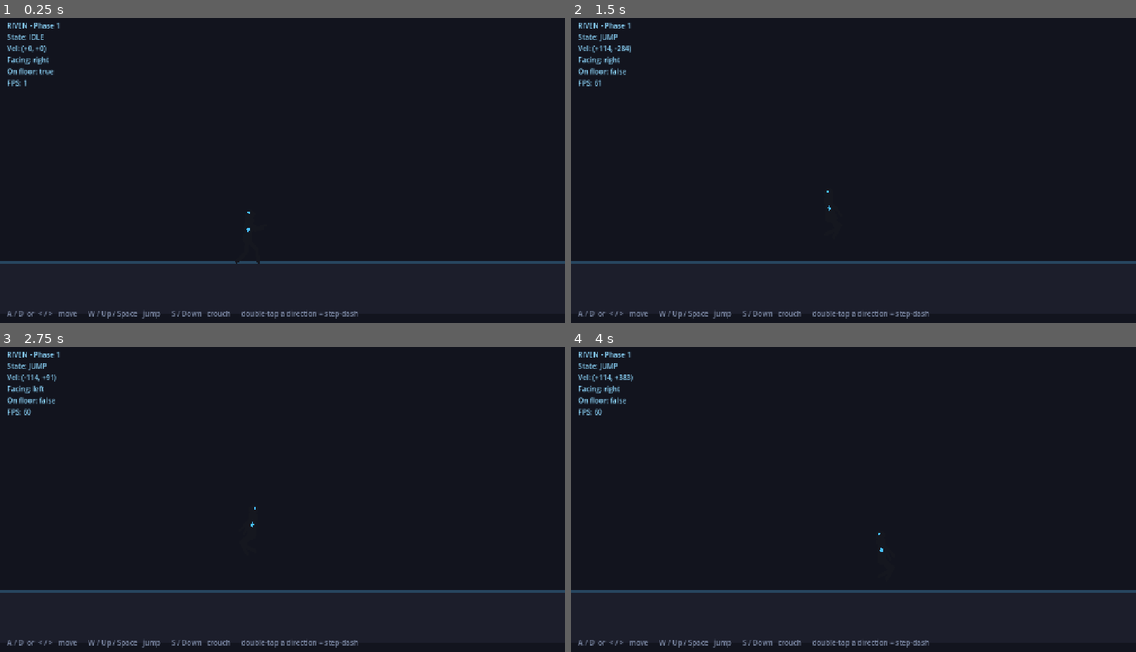
Above: before the commit, frames 1-4 (two rows, left to right).
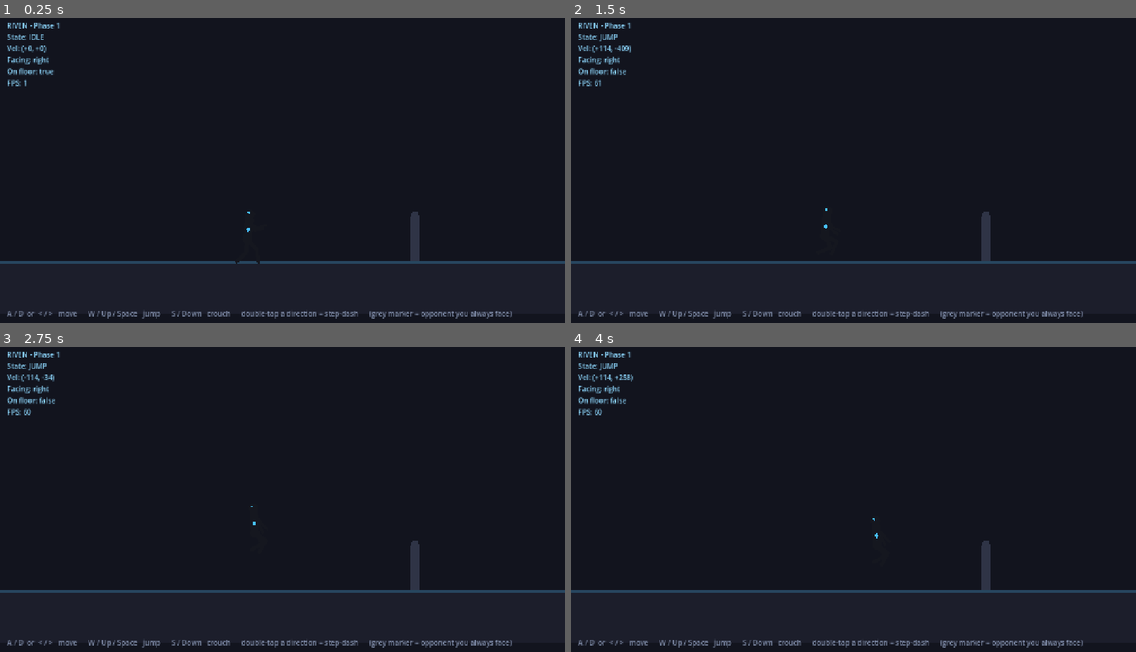
Above: after the commit, the same moments.

Repository: RJL-Marquez/RIVEN
Game: Godot game, scene res://scenes/Arena.tscn
The game is run twice, just before and just after one commit, with the same random seed, the same clock (stepped at 60 frames per second) and the same inputs.
Inputs:
- Up to frame 1 (0.25 s): no input
- Up to frame 2 (1.5 s): tap Enter at 0.5 s; hold S (crouch) 0.53-1.28 s; hold D (move_right) from 0.53 s (still down); tap W (jump) at 0.77, 0.8, 1.07, 1.35 s
- Up to frame 3 (2.75 s): tap W (jump) at 1.52, 1.82, 2.3 s; tap S (crouch) at 1.55 s; release D (move_right) at 2.03 s; hold A (move_left) from 2.03 s (still down); tap J (attack) at 2.1 s
- Up to frame 4 (4 s): tap Space at 2.75 s; release A (move_left) at 2.78 s; hold D (move_right) from 2.78 s (still down); tap L (block) at 2.85 s; tap W (jump) at 3.02, 3.32, 3.77, 3.8 s; tap S (crouch) at 3.05 s; hold S (crouch) from 3.53 s (still down)

The runs differ from the first frame. In frame 1, 0.5% of the frame differs, in the area x 65-91%, y 63-99%; in frame 2, 0.6%; in frame 3, 0.6%, in the area x 5-91%, y 9-99%; in frame 4, 0.6%.

Commit message:
Phase 1: opponent-facing, jump wind-up, walking guard
- Facing is now opponent-relative: the fighter always faces its opponent
  (NodePath), backpedals when moving away, and only turns when the opponent
  crosses to its other side. Added a placeholder opponent marker to the arena
  and wired the fighter to face it.
- Jump now has a short pre-jump wind-up (dip to load momentum) before launch,
  via a new PREJUMP state, so it reads with weight instead of an instant hop.
- The fighter holds its guard while walking instead of swinging the arms
  (arm poses will be redefined per-weapon in a later phase).

Co-Authored-By: Claude Opus 4.8 <noreply@anthropic.com>

Diff:
--- a/actors/fighter/fighter.gd
+++ b/actors/fighter/fighter.gd
@@ -5,6 +5,10 @@
 ## An input-buffered state machine drives movement and tells the rig which pose
 ## to play. Combat states (attack / block / hit / KO) slot into the same enum
 ## and match block in later phases without restructuring this.
+##
+## Facing is OPPONENT-relative: the fighter always faces `opponent_path` (so it
+## backpedals when moving away and only turns when the opponent crosses to its
+## other side), never the direction of movement.
 
 @export_group("Movement feel")
 @export var walk_speed := 190.0        # deliberate, has mass
@@ -20,8 +24,12 @@
 
 @export_group("Timing")
 @export var land_time := 0.08          # brief landing recovery for weight
+@export var prejump_time := 0.09       # wind-up dip before launch, for momentum
 
-enum State { IDLE, WALK, CROUCH, JUMP, DASH, LAND }
+@export_group("Opponent")
+@export var opponent_path: NodePath    # the fighter always faces this node
+
+enum State { IDLE, WALK, CROUCH, PREJUMP, JUMP, DASH, LAND }
 
 var facing := 1          # 1 = right, -1 = left
 var state: State = State.IDLE
@@ -30,8 +38,13 @@
 var _dash_dir := 1
 var _time := 0.0
 var _last_tap := {-1: -999.0, 1: -999.0}
+var _opponent: Node2D
 
 @onready var rig: FighterRig = $Rig
+
+func _ready() -> void:
+	if opponent_path != NodePath(""):
+		_opponent = get_node_or_null(opponent_path)
 
 func _physics_process(delta: float) -> void:
 	_time += delta
@@ -47,12 +60,13 @@
 		State.IDLE: _state_idle(move)
 		State.WALK: _state_walk(move)
 		State.CROUCH: _state_crouch(move)
+		State.PREJUMP: _state_prejump()
 		State.JUMP: _state_jump(move)
 		State.DASH: _state_dash()
 		State.LAND: _state_land()
 
 	move_and_slide()
-	_update_facing(move)
+	_update_facing()
 	_update_anim()
 
 func state_name() -> String:
@@ -65,7 +79,7 @@
 	if not is_on_floor():
 		_set_state(State.JUMP); return
 	if Input.is_action_just_pressed("jump"):
-		_jump(); return
+		_set_state(State.PREJUMP); return
 	if Input.is_action_pressed("crouch"):
 		_set_state(State.CROUCH); return
 	if absf(move) > 0.1:
@@ -75,7 +89,7 @@
 	if not is_on_floor():
 		_set_state(State.JUMP); return
 	if Input.is_action_just_pressed("jump"):
-		_jump(); return
+		_set_state(State.PREJUMP); return
 	if Input.is_action_pressed("crouch"):
 		_set_state(State.CROUCH); return
 	if absf(move) < 0.1:
@@ -86,6 +100,13 @@
 	velocity.x = 0.0
 	if not Input.is_action_pressed("crouch"):
 		_set_state(State.WALK if absf(move) > 0.1 else State.IDLE)
+
+func _state_prejump() -> void:
+	# Wind-up: plant and dip briefly, then launch. Gives the jump weight.
+	velocity.x = 0.0
+	if _state_time >= prejump_time:
+		velocity.y = jump_velocity
+		_set_state(State.JUMP)
 
 func _state_jump(move: float) -> void:
 	velocity.x = move * walk_speed * air_control
@@ -108,18 +129,14 @@
 
 # -------------------------------------------------------------- helpers ---
 
-func _jump() -> void:
-	velocity.y = jump_velocity
-	_set_state(State.JUMP)
-
 func _set_state(s: State) -> void:
 	state = s
 	_state_time = 0.0
 
 func _detect_dash() -> void:
-	# Double-tap a direction (while grounded) to step-dash. Not during a dash,
-	# its recovery, or a landing.
-	if state == State.DASH or state == State.LAND or not is_on_floor():
+	# Double-tap a direction (while grounded) to step-dash. Direction is pure
+	# input (not facing), so a back-dash keeps you facing the opponent.
+	if state == State.DASH or state == State.LAND or state == State.PREJUMP or not is_on_floor():
 		return
 	for dir in [-1, 1]:
 		var action := "move_left" if dir == -1 else "move_right"
@@ -130,21 +147,20 @@
 
 func _start_dash(dir: int) -> void:
 	_dash_dir = dir
-	facing = dir
 	velocity.x = dir * dash_speed
 	_set_state(State.DASH)
 
-func _update_facing(move: float) -> void:
-	if state == State.DASH:
-		facing = _dash_dir
-	elif (state == State.WALK or state == State.JUMP) and absf(move) > 0.1:
-		facing = -1 if move < 0.0 else 1
+func _update_facing() -> void:
+	# Always face the opponent; never turn just because we moved backward.
+	if _opponent and is_instance_valid(_opponent):
+		facing = -1 if _opponent.global_position.x < global_position.x else 1
 	rig.scale.x = facing
 
 func _update_anim() -> void:
 	match state:
 		State.WALK: rig.set_anim("walk")
 		State.CROUCH: rig.set_anim("crouch")
+		State.PREJUMP: rig.set_anim("prejump")
 		State.JUMP: rig.set_anim("jump")
 		State.DASH: rig.set_anim("dash")
 		State.LAND: rig.set_anim("land")
--- a/actors/fighter/fighter_rig.gd
+++ b/actors/fighter/fighter_rig.gd
@@ -111,6 +111,8 @@
 				"front": _foot_cycle(p, 12.0, 16.0, 12.0),
 				"back": _foot_cycle(p + PI, -12.0, 16.0, 12.0),
 			}
+		"prejump":
+			return {"hip": 38.0, "front": Vector2(24, 0), "back": Vector2(-22, 0)}
 		"crouch":
 			return {"hip": 30.0, "front": Vector2(20, 0), "back": Vector2(-20, 0)}
 		"jump":
@@ -129,13 +131,23 @@
 func _targets_for(anim: String, t: float) -> Dictionary:
 	match anim:
 		"walk":
-			var sw := sin(t * 8.0)
-			return {
-				"upper_arm_back": -sw * 16.0,
-				"upper_arm_front": sw * 16.0,
-				"lower_arm_back": 6.0,
-				"lower_arm_front": 6.0,
-				"torso": 3.0,
+			# Keep the guard up while advancing / retreating (weapons will
+			# redefine arm poses per-weapon later).
+			var sw := sin(t * 8.0) * 6.0
+			return {
+				"torso": 4.0,
+				"upper_arm_back": -50.0,
+				"lower_arm_back": -80.0,
+				"upper_arm_front": -56.0 + sw,
+				"lower_arm_front": -72.0,
+			}
+		"prejump":
+			return {
+				"torso": 16.0,
+				"upper_arm_back": -34.0,
+				"lower_arm_back": -62.0,
+				"upper_arm_front": -38.0,
+				"lower_arm_front": -58.0,
 			}
 		"crouch":
 			return {"torso": 24.0, "upper_arm_back": -4.0, "upper_arm_front": -4.0}
--- a/scenes/Arena.tscn
+++ b/scenes/Arena.tscn
@@ -36,6 +36,14 @@
 
 [node name="Fighter" parent="." instance=ExtResource("2")]
 position = Vector2(560, 560)
+opponent_path = NodePath("../Opponent")
+
+[node name="Opponent" type="Node2D" parent="."]
+position = Vector2(940, 560)
+
+[node name="Marker" type="Polygon2D" parent="Opponent"]
+color = Color(0.28, 0.31, 0.4, 0.55)
+polygon = PackedVector2Array(-11, 0, -11, -100, -6, -112, 6, -112, 11, -100, 11, 0)
 
 [node name="HUD" type="CanvasLayer" parent="."]
 
@@ -52,4 +60,4 @@
 offset_right = 1260.0
 offset_bottom = 710.0
 theme_override_colors/font_color = Color(0.5, 0.55, 0.66, 1)
-text = "A / D  or  < / >   move      W / Up / Space   jump      S / Down   crouch      double-tap a direction = step-dash"
+text = "A / D  or  < / >   move      W / Up / Space   jump      S / Down   crouch      double-tap a direction = step-dash      (grey marker = opponent you always face)"
